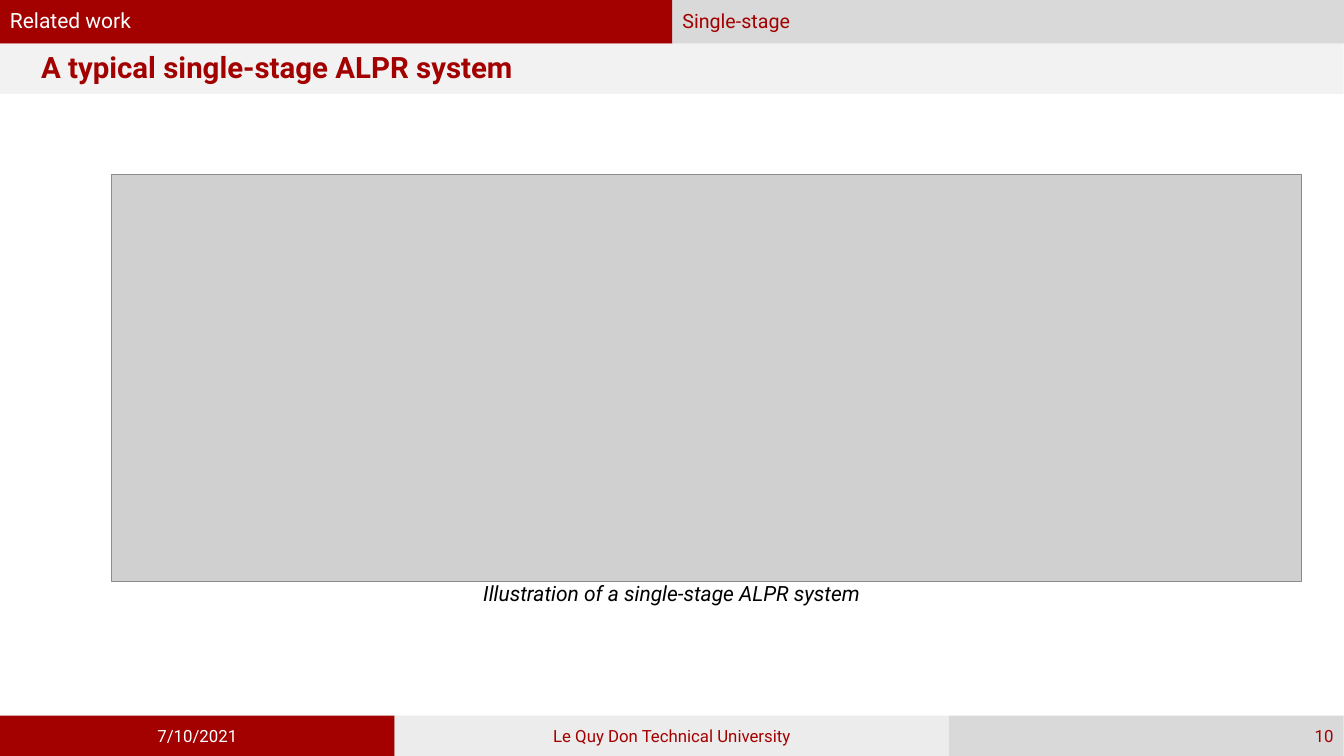
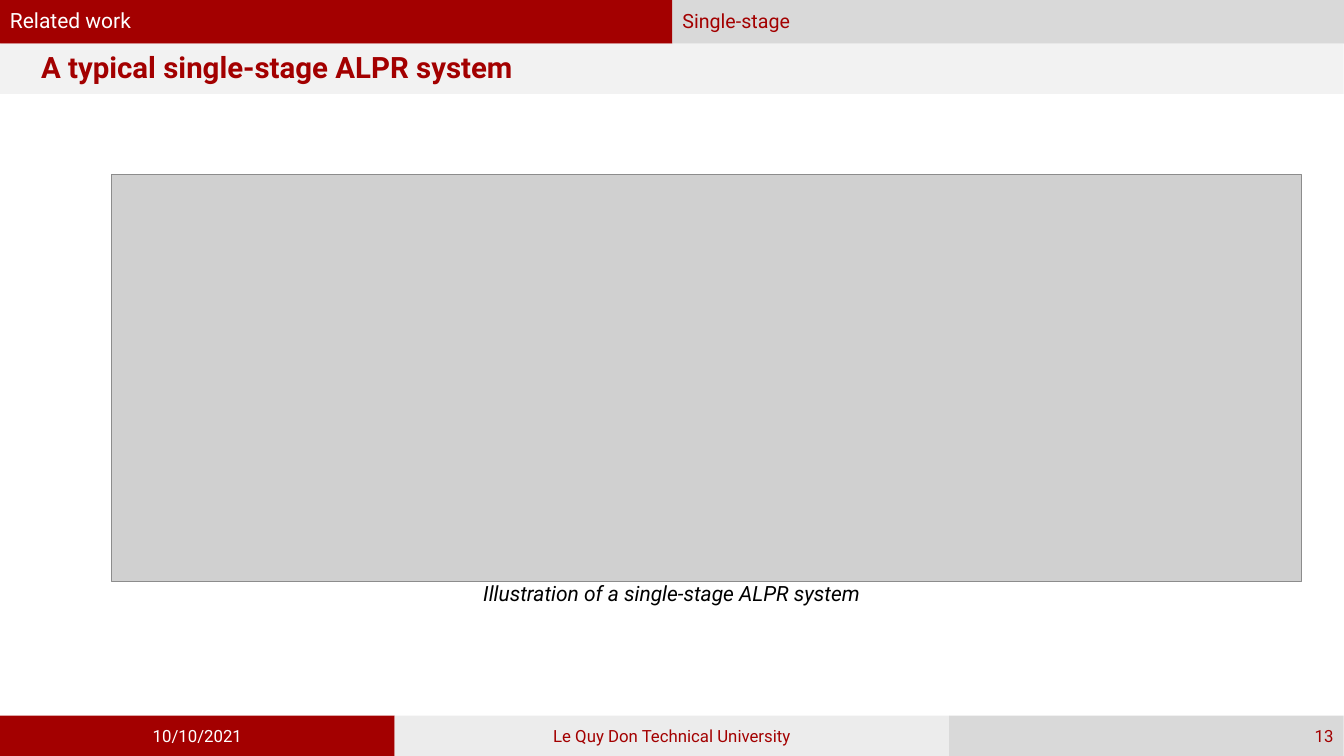
Before and after one commit to phamvandan/graduated-thesis-2021, a slide deck: slide 13 of my_template.pptx (slide 10 before the commit). Drawn at 1344x756 pixels with LibreOffice and Linux fonts; fonts in the diff are those of the drawing; grey boxes stand for pictures. Boxes give left, top, right and bottom in pixels: in the first picture for what was removed or moved away, otherwise in the second. Text is boxed around its words. In the diff, an @@ line names an element or a change of style, - is before the commit and + after.

```diff
--- a/my_template.pptx
+++ b/my_template.pptx
@@ text in rectangle at bbox=[153, 730, 242, 743]: text changed @@
-7/10/2021
+10/10/2021
@@ page number at bbox=[1315, 730, 1334, 742]: text changed @@
-10
+13
```
Also in this commit, not shown: 27 other slides changed, 6 slides added, 5 other files.
